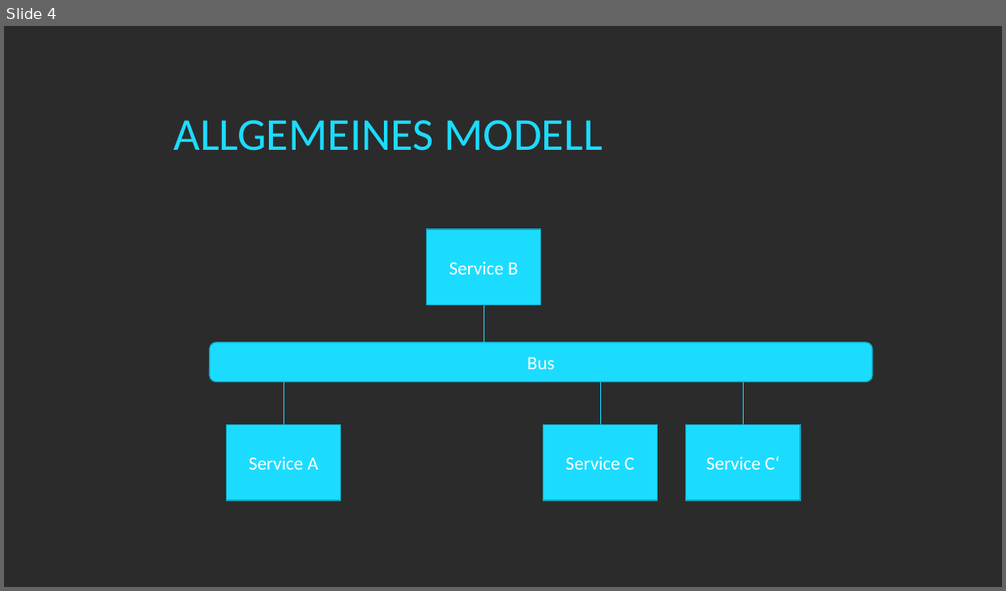
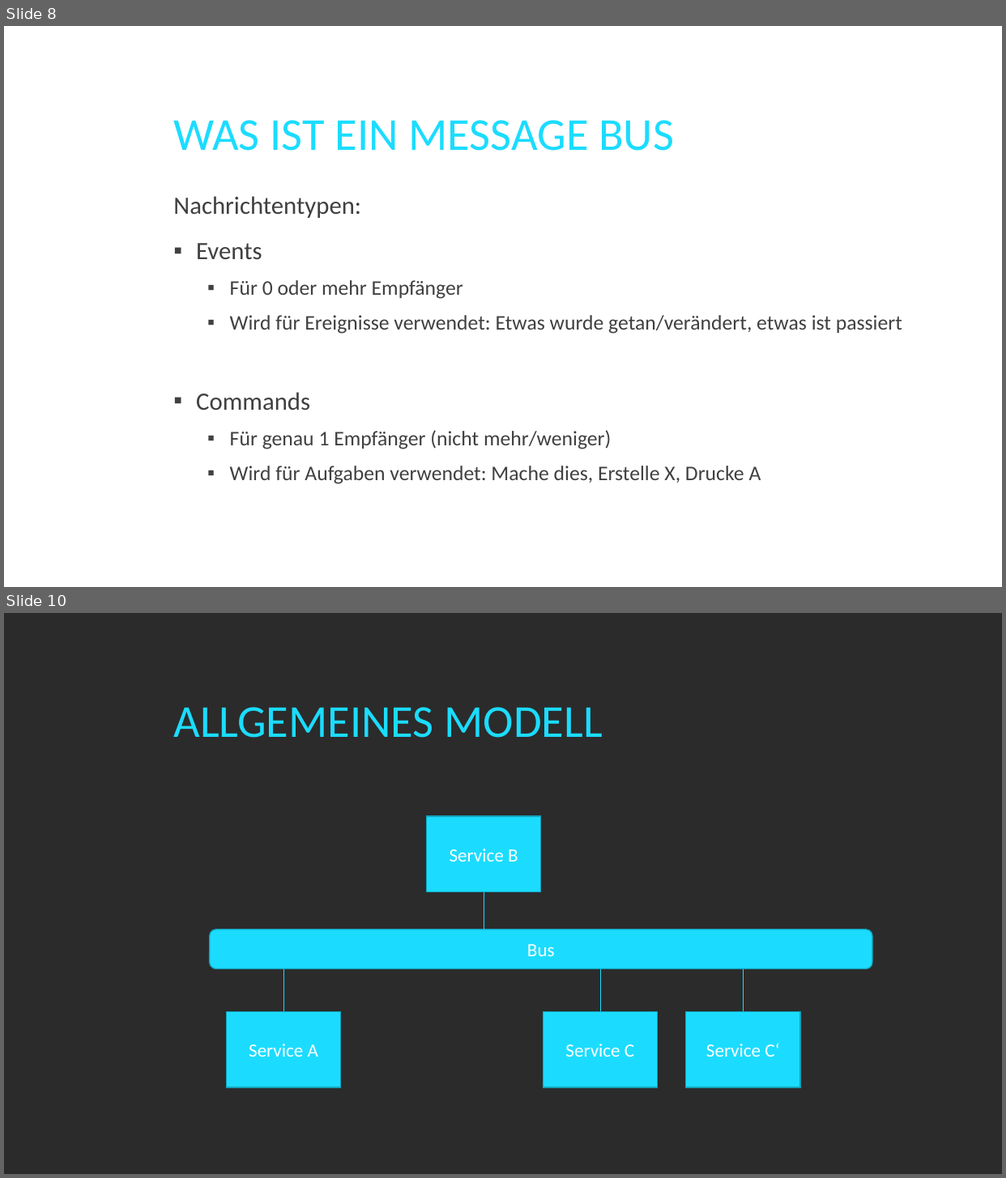
Before and after one commit to twenzel/MessageBusDemo, a slide deck: MessageBus.pptx. Shown one above the other, each under a label of ours: slide 4 before the commit, slides 8 and 10 after it; the slides between them are not shown. The pictures are 1006x591 and 1006x1178 pixels, drawn with LibreOffice and Linux fonts; fonts in the diff are those of the drawing; background and template pictures are left out; a plain dark background stands for a picture behind light text. Boxes give left, top, right and bottom in pixels: in the first picture for what was removed or moved away, otherwise in the second. Text is boxed around its words. In the diff, an @@ line names an element or a change of style, - is before the commit and + after.

```diff
--- a/MessageBus.pptx
+++ b/MessageBus.pptx
@@ slide 8 added at (4,26,1002,587), background picture (left out) @@
@@ title added at (173,120,674,151), 44 pt, text #1BDCFF @@
+WAS IST EIN MESSAGE BUS
@@ text added at (173,196,902,484), 20 pt, text #404040 @@
+Nachrichtentypen:
+▪ Events
+  ▪ Für 0 oder mehr Empfänger
+  ▪ Wird für Ereignisse verwendet: Etwas wurde getan/verändert, etwas ist passiert
+▪ Commands
+  ▪ Für genau 1 Empfänger (nicht mehr/weniger)
+  ▪ Wird für Aufgaben verwendet: Mache dies, Erstelle X, Drucke A
@@ what was slide 4 is now slide 10 @@
```
Also in this commit, not shown: 2 slides changed, 9 other slides added.
